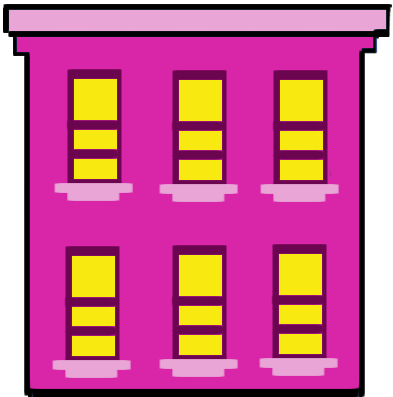
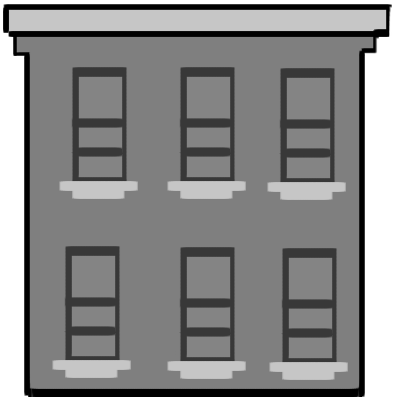
Layers edited between the first and the second 393x397 image:
added group "Layer Group copy" with 7 layers above "Layer Group" over [left=3, top=4, right=392, bottom=397]
added layer "Layer #6" in group "Layer Group copy" over [left=59, top=67, right=138, bottom=199]
added layer "Layer #5" in group "Layer Group copy" over [left=167, top=67, right=246, bottom=199]
added layer "Layer #4" in group "Layer Group copy" over [left=267, top=68, right=346, bottom=200]
added layer "Layer #3" in group "Layer Group copy" over [left=269, top=248, right=348, bottom=380]
added layer "Layer #2" in group "Layer Group copy" over [left=167, top=247, right=246, bottom=379]
added layer "Layer #1" in group "Layer Group copy" over [left=52, top=246, right=131, bottom=378]
added layer "Building3.png copy #1" in group "Layer Group copy" over [left=3, top=4, right=392, bottom=397]
moved "Layer copy #4" into group "Layer Group" over [left=54, top=69, right=133, bottom=201]
moved "Layer copy #3" into group "Layer Group" over [left=159, top=70, right=238, bottom=202]
moved "Layer copy #2" into group "Layer Group" over [left=260, top=70, right=339, bottom=202]
moved "Layer copy #1" into group "Layer Group" over [left=259, top=244, right=338, bottom=376]
moved "Layer copy" into group "Layer Group" over [left=159, top=245, right=238, bottom=377]
moved "Layer" into group "Layer Group" over [left=52, top=246, right=131, bottom=378]
moved "Building3.png copy" into group "Layer Group" over [left=3, top=4, right=392, bottom=397]
hid "Building3.png" over [left=3, top=4, right=392, bottom=397]
